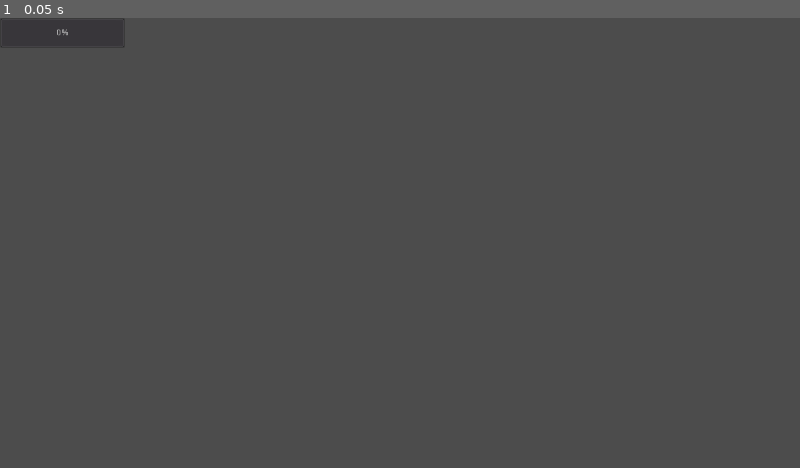
Above: before the commit, frame 1.
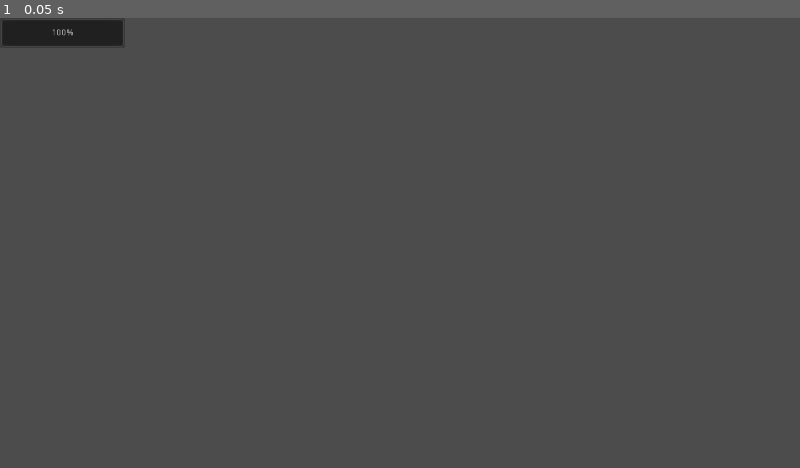
Above: after the commit, the same moment.

Repository: ohmree/le-gam
Game: Godot game, scene res://scenes/HUD.tscn
Same seed, same stepped clock (60 frames per second), same inputs: the game is played once before the commit and once after it. After the commit the project has no main scene; this scene is started directly in both runs.
Inputs:
- Up to frame 1 (0.05 s): no input

The runs differ from the first frame. In frame 1, 0.8% of the frame differs, in the area x 0-16%, y 0-6%.

Commit message:
Huge scalability refactor
Way too tired to list the changes, also missing features from previous demo that
will be implemented some other time.

Diff:
--- a/project.godot
+++ b/project.godot
@@ -21,7 +21,7 @@
 [application]
 
 config/name="ARPG Stuff"
-run/main_scene="res://scenes/Main.tscn"
+run/main_scene="res://Main.tscn"
 config/icon="res://icon.png"
 
 [display]
--- a/scenes/BaseEnemy.tscn
+++ /dev/null
@@ -1,32 +0,0 @@
-[gd_scene load_steps=2 format=2]
-
-[ext_resource path="res://scripts/BaseEnemy.gd" type="Script" id=3]
-
-[node name="BaseEnemy" type="KinematicBody2D"]
-collision_layer = 4
-collision_mask = 30
-script = ExtResource( 3 )
-
-[node name="Sprite" type="Sprite" parent="."]
-modulate = Color( 1, 0, 0, 1 )
-scale = Vector2( 1, 2.81354 )
-
-[node name="CollisionShape2D" type="CollisionShape2D" parent="."]
-scale = Vector2( 1, 2.81354 )
-
-[node name="ClickingArea" type="Area2D" parent="."]
-collision_layer = 4
-collision_mask = 30
-
-[node name="CollisionShape2D" type="CollisionShape2D" parent="ClickingArea"]
-scale = Vector2( 1, 2.81354 )
-
-[node name="HealthBar" type="ProgressBar" parent="."]
-margin_right = 64.0
-margin_bottom = 14.0
-__meta__ = {
-"_edit_use_anchors_": false
-}
-[connection signal="died" from="." to="." method="_on_self_died"]
-[connection signal="health_changed" from="." to="." method="_on_self_health_changed"]
-[connection signal="input_event" from="ClickingArea" to="." method="_on_ClickingArea_input_event"]
--- a/scenes/BaseHero.tscn
+++ /dev/null
@@ -1,26 +0,0 @@
-[gd_scene load_steps=2 format=2]
-
-[ext_resource path="res://scripts/BaseHero.gd" type="Script" id=2]
-
-[node name="BaseHero" type="KinematicBody2D"]
-collision_layer = 2
-collision_mask = 20
-script = ExtResource( 2 )
-
-[node name="Sprite" type="Sprite" parent="."]
-scale = Vector2( 1, 3.0625 )
-
-[node name="CollisionShape2D" type="CollisionShape2D" parent="."]
-
-[node name="AttackCooldown" type="Timer" parent="."]
-
-[node name="HealthBar" type="ProgressBar" parent="."]
-margin_right = 64.0
-margin_bottom = 14.0
-__meta__ = {
-"_edit_use_anchors_": false
-}
-
-[node name="Camera2D" type="Camera2D" parent="."]
-current = true
-[connection signal="timeout" from="AttackCooldown" to="." method="_on_AttackCooldown_timeout"]
--- a/scenes/HUD.tscn
+++ b/scenes/HUD.tscn
@@ -1,6 +1,9 @@
-[gd_scene format=2]
+[gd_scene load_steps=2 format=2]
+
+[ext_resource path="res://scripts/HUD.gd" type="Script" id=1]
 
 [node name="HUD" type="CanvasLayer"]
+script = ExtResource( 1 )
 
 [node name="AttackProgress" type="ProgressBar" parent="."]
 margin_right = 200.0
@@ -8,3 +11,10 @@
 __meta__ = {
 "_edit_use_anchors_": false
 }
+
+[node name="RichTextLabel" type="RichTextLabel" parent="."]
+margin_right = 40.0
+margin_bottom = 40.0
+__meta__ = {
+"_edit_use_anchors_": false
+}
--- a/scenes/Main.tscn
+++ /dev/null
@@ -1,35 +0,0 @@
-[gd_scene load_steps=9 format=2]
-
-[ext_resource path="res://scenes/BaseEnemy.tscn" type="PackedScene" id=1]
-[ext_resource path="res://scenes/BaseHero.tscn" type="PackedScene" id=2]
-[ext_resource path="res://scenes/Obstacle.tscn" type="PackedScene" id=3]
-[ext_resource path="res://scenes/Ground.tscn" type="PackedScene" id=4]
-[ext_resource path="res://scripts/Main.gd" type="Script" id=5]
-[ext_resource path="res://scenes/MoveMarker.tscn" type="PackedScene" id=6]
-[ext_resource path="res://scenes/HUD.tscn" type="PackedScene" id=7]
-[ext_resource path="res://scripts/HUD.gd" type="Script" id=8]
-
-[node name="Main" type="Node2D"]
-script = ExtResource( 5 )
-
-[node name="Hero" parent="." instance=ExtResource( 2 )]
-position = Vector2( 336, 288 )
-z_index = 1
-
-[node name="Enemy" parent="." instance=ExtResource( 1 )]
-position = Vector2( 752, 280 )
-z_index = 1
-
-[node name="TileMap" parent="." instance=ExtResource( 4 )]
-
-[node name="Obstacle" parent="." instance=ExtResource( 3 )]
-visible = false
-modulate = Color( 0.478431, 0.247059, 0, 1 )
-
-[node name="MoveMarker" parent="." instance=ExtResource( 6 )]
-visible = false
-
-[node name="HUD" parent="." instance=ExtResource( 7 )]
-script = ExtResource( 8 )
-[connection signal="moved" from="Hero" to="." method="_on_Hero_moved"]
-[connection signal="died" from="Enemy" to="Hero" method="_on_Enemy_died"]
--- a/scenes/MeleeHero.tscn
+++ /dev/null
@@ -1,7 +0,0 @@
-[gd_scene load_steps=3 format=2]
-
-[ext_resource path="res://scenes/BaseHero.tscn" type="PackedScene" id=1]
-[ext_resource path="res://scripts/MeleeHero.gd" type="Script" id=2]
-
-[node name="MeleeHero" instance=ExtResource( 1 )]
-script = ExtResource( 2 )
--- a/scenes/RangedHero.tscn
+++ /dev/null
@@ -1,11 +0,0 @@
-[gd_scene load_steps=3 format=2]
-
-[ext_resource path="res://scenes/BaseHero.tscn" type="PackedScene" id=1]
-[ext_resource path="res://scripts/RangedHero.gd" type="Script" id=2]
-
-[node name="RangedHero" instance=ExtResource( 1 )]
-script = ExtResource( 2 )
-
-[node name="RayCast2D" type="RayCast2D" parent="." index="5"]
-rotation = -1.57079
-collision_mask = 16
--- a/scripts/BaseEnemy.gd
+++ /dev/null
@@ -1,45 +0,0 @@
-extends KinematicBody2D
-
-signal marked_for_attack(myself)
-signal health_changed(new_health)
-signal died
-
-export(int) var max_health: int
-export(int) var health: int
-onready var health_bar = $HealthBar
-# TODO: figure out why we need this.
-# var starting_position: Vector2
-
-func harm(damage):
-	var new_health = health - damage
-	if new_health <= 0:
-		health = 0
-		emit_signal('died')
-	else:
-		health = new_health
-
-	emit_signal('health_changed', health)
-
-func heal(amount):
-	var new_health = health + amount
-	if new_health >= max_health:
-		health = max_health
-	else:
-		health = new_health
-
-	emit_signal('health_changed', health)
-
-func _ready() -> void:
-	health_bar.max_value = max_health
-	health_bar.value = health
-#	starting_position = position
-
-func _on_self_died() -> void:
-	queue_free()
-
-func _on_self_health_changed(new_health) -> void:
-	health_bar.value = new_health
-
-func _on_ClickingArea_input_event(viewport: Node, event: InputEvent, shape_idx: int) -> void:
-	if event.is_action_pressed('attack'):
-		emit_signal('marked_for_attack', self)
--- a/scripts/BaseHero.gd
+++ /dev/null
@@ -1,57 +0,0 @@
-extends KinematicBody2D
-
-signal moved(target_pos)
-signal health_changed(new_health)
-signal attack_cooldown_reset
-
-onready var health_bar := $HealthBar
-onready var position_label := $PositionLabel
-onready var attack_cooldown := $AttackCooldown
-export(int) var speed: int
-export(int) var max_health: int
-export(int) var health: int
-export(int) var attack_damage: int
-export(int) var attack_range: float
-var attack_target: Node
-var can_attack: bool = true
-var move_target: Vector2
-var velocity: Vector2 = Vector2.ZERO
-
-func attack() -> void:
-	pass
-
-func _ready() -> void:
-	move_target = position
-	health_bar.max_value = max_health
-	health_bar.value = health
-
-func _physics_process(delta: float) -> void:
-	if Input.is_action_pressed("move"):
-		var m_pos = get_global_mouse_position()
-		move_target = m_pos
-		velocity = position.direction_to(move_target) * speed
-		attack_target = null
-		emit_signal("moved", move_target)
-
-	if position.distance_to(move_target) > 5:
-		velocity = move_and_slide(velocity)
-
-	if attack_target != null \
-	and position.distance_to(attack_target.position) \
-		<= attack_range:
-		attack()
-	else:
-		attack_target = null
-
-func _on_Enemy_marked_for_attack(enemy) -> void:
-	attack_target = enemy
-
-
-func _on_Enemy_died() -> void:
-	attack_target = null
-
-
-func _on_AttackCooldown_timeout() -> void:
-	can_attack = true
-	attack_cooldown.stop()
-	emit_signal("attack_cooldown_reset")
--- a/scripts/Main.gd
+++ b/scripts/Main.gd
@@ -2,19 +2,19 @@
 
 # TODO: organize this file, it's a bit fugly
 
-var Enemy = preload("res://scenes/BaseEnemy.tscn")
-var player_moved_once = false
-onready var hero = $Hero
-onready var hud = $HUD
-onready var move_marker = $MoveMarker
+var Enemy = preload("res://units/enemies/ranged/FirstEnemy/FirstEnemy.tscn")
+var player_moved_once: bool = false
+onready var hero: Node = $Hero
+onready var hud: Node = $HUD
+onready var move_marker: Node = $MoveMarker
 
 func _ready() -> void:
 	hud.start(
-		hero.attack_cooldown.wait_time,
-		hero.attack_cooldown.time_left
+		hero._attack_cooldown.wait_time,
+		hero._attack_cooldown.time_left
 	)
 
-func _on_Hero_moved(target_pos: Vector2) -> void:
+func _on_Hero_move_target_updated(target_pos: Vector2) -> void:
 	move_marker.position = target_pos
 	if not player_moved_once:
 		move_marker.show()
--- a/scripts/MeleeHero.gd
+++ /dev/null
@@ -1,9 +0,0 @@
-extends "res://scripts/BaseHero.gd"
-
-# TODO: implement heroes with melee auto attacks
-
-func _ready() -> void:
-	pass
-
-func attack() -> void:
-	pass
--- a/scripts/RangedHero.gd
+++ /dev/null
@@ -1,18 +0,0 @@
-extends "res://scripts/BaseHero.gd"
-
-export(PackedScene) var Projectile: PackedScene = preload("res://scenes/Projectile.tscn")
-onready var obstacle_ray := $RayCast2D
-
-func attack() -> void:
-	if can_attack:
-		obstacle_ray.cast_to = attack_target.position
-		if not obstacle_ray.is_colliding():
-			# TODO: fix raycast, it no work.
-			# If no obstacles in the way,
-			# fire projectile.
-			var p = Projectile.instance()
-			add_child(p)
-			p.start(transform, attack_target, attack_damage)
-			# Start attack cooldown
-			can_attack = false
-			attack_cooldown.start()
Not shown, changed: export_presets.cfg
